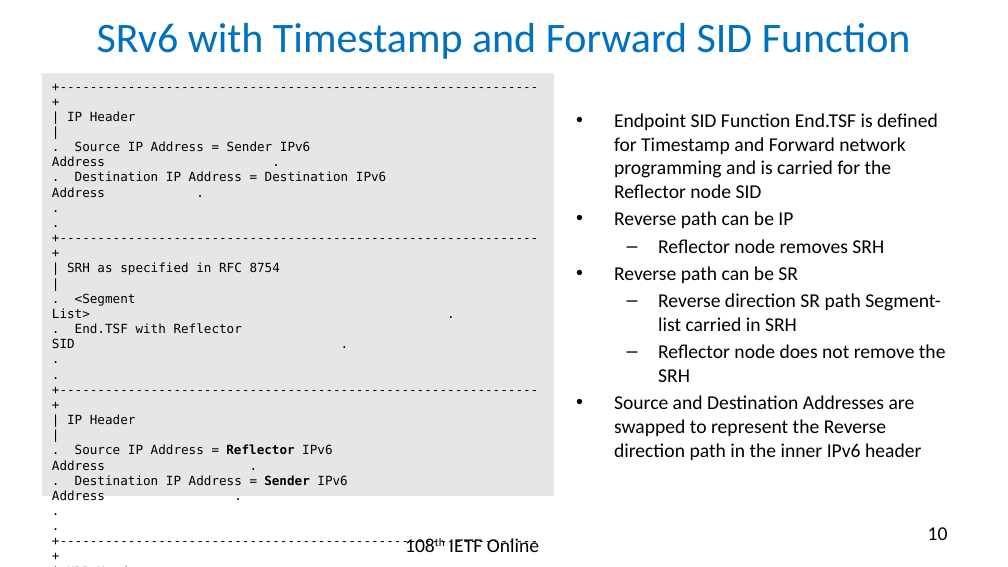
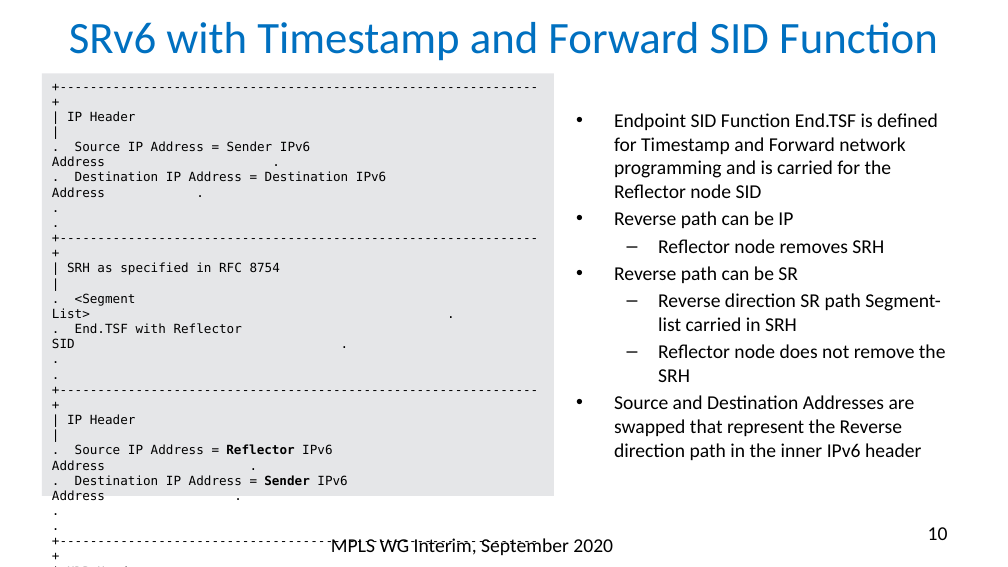
Before and after one commit to rakgandhi/ietf-slides, a slide deck: slide 10 of draft-gandhi-spring-sr-enhanced-plm-02.pptx. Drawn at 1008x567 pixels with LibreOffice and Linux fonts; fonts in the diff are those of the drawing. Boxes give left, top, right and bottom in pixels: in the first picture for what was removed or moved away, otherwise in the second. Text is boxed around its words. In the diff, an @@ line names an element or a change of style, - is before the commit and + after.

```diff
--- a/draft-gandhi-spring-sr-enhanced-plm-02.pptx
+++ b/draft-gandhi-spring-sr-enhanced-plm-02.pptx
@@ title "SRv6 with Timestamp and Forward ..." at box(69, 22, 938, 61): size 30 to 32 pt @@
@@ text at box(614, 395, 921, 460): text changed @@
-• Source and Destination Addresses are swapped to represent the Reverse direction path in the inner IPv6 header
+• Source and Destination Addresses are swapped that represent the Reverse direction path in the inner IPv6 header
@@ text at box(331, 538, 613, 555): text changed @@
-108th IETF Online
+MPLS WG Interim, September 2020
```
Also in this commit, not shown: 16 other slides changed, 3 other files.
